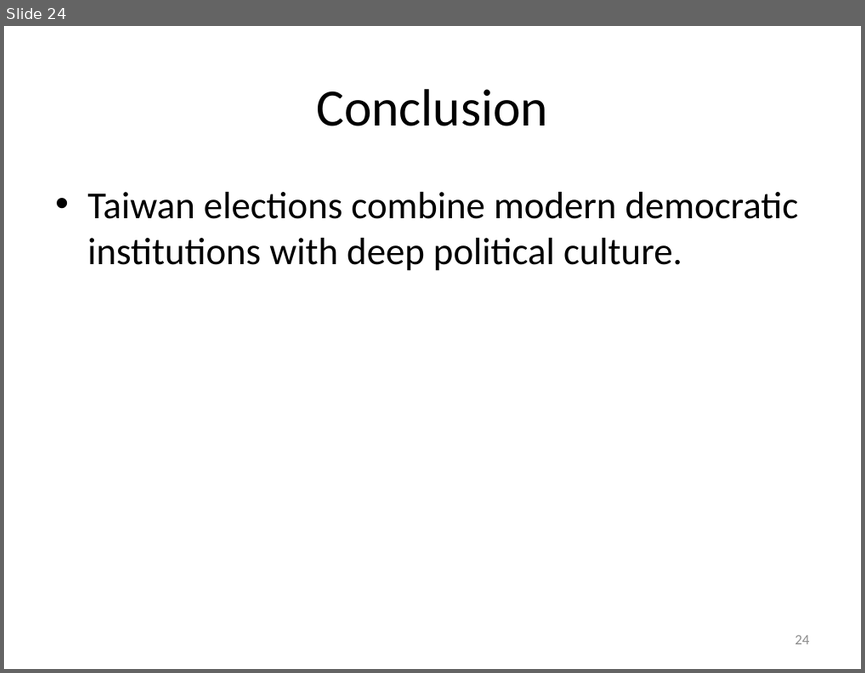
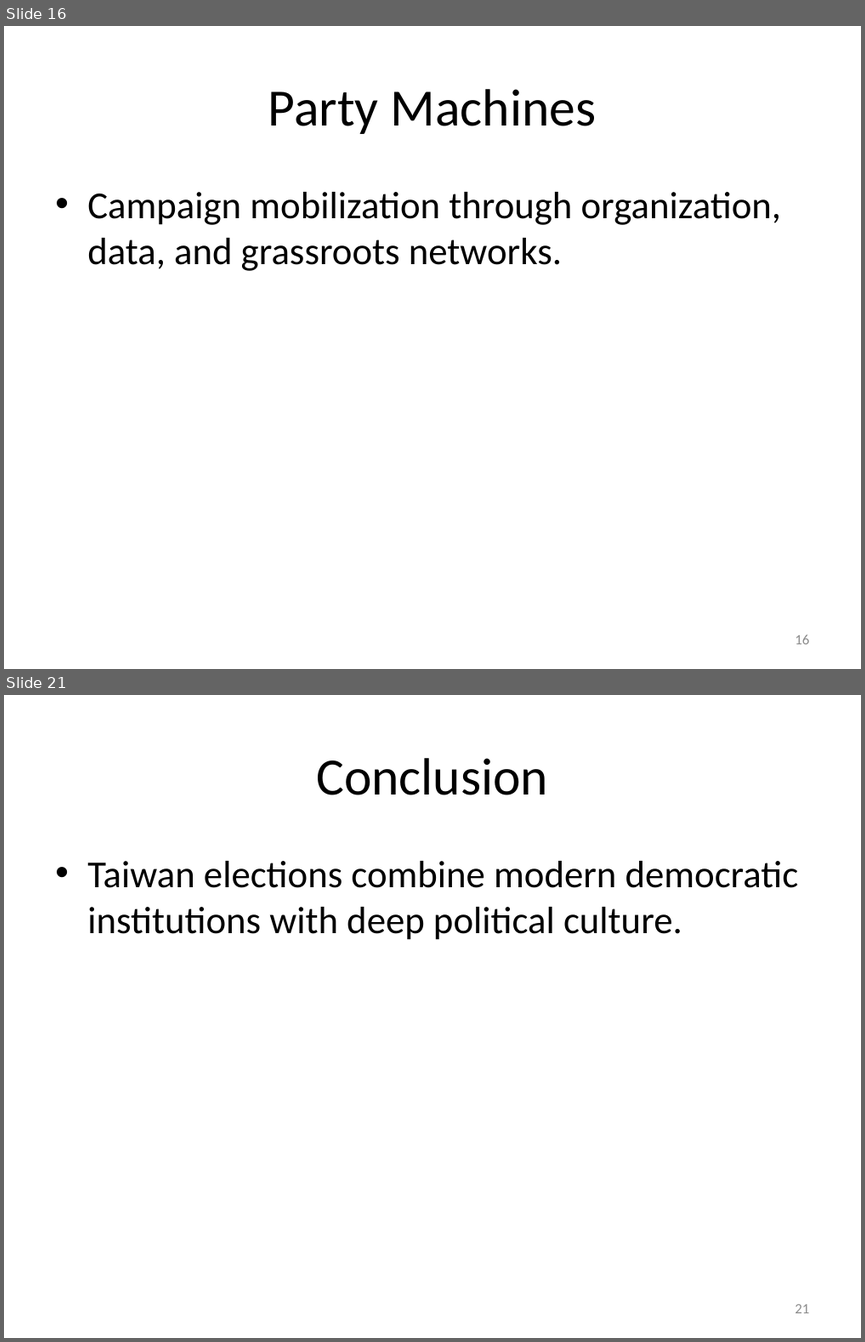
Before and after one commit to TsaiChiahung/ESC, a slide deck: 國發所演講/taiwan_elections_lecture.pptx. Shown one above the other, each under a label of ours: slide 24 before the commit, slides 16 and 21 after it; the slides between them are not shown. The pictures are 865x673 and 865x1342 pixels, drawn with LibreOffice and Linux fonts; fonts in the diff are those of the drawing. Boxes give left, top, right and bottom in pixels: in the first picture for what was removed or moved away, otherwise in the second. Text is boxed around its words. In the diff, an @@ line names an element or a change of style, - is before the commit and + after.

```diff
--- a/國發所演講/taiwan_elections_lecture.pptx
+++ b/國發所演講/taiwan_elections_lecture.pptx
@@ slide 16 added at (4,26,861,669), background #FFFFFF @@
@@ title added at (268,89,596,134), 44 pt, text #000000 @@
+Party Machines
@@ text added at (87,192,781,271), 32 pt, text #000000 @@
+• Campaign mobilization through organization, data, and grassroots networks.
@@ page number added at (794,635,809,644), 12 pt, text #8C8C8C @@
+16
@@ what was slide 24 is now slide 21 @@
@@ page number at (794,1304,809,1313): text changed @@
-24
+21
```
Also in this commit, not shown: 5 slides changed, 3 other slides added, 4 slides removed, 1 other file.
